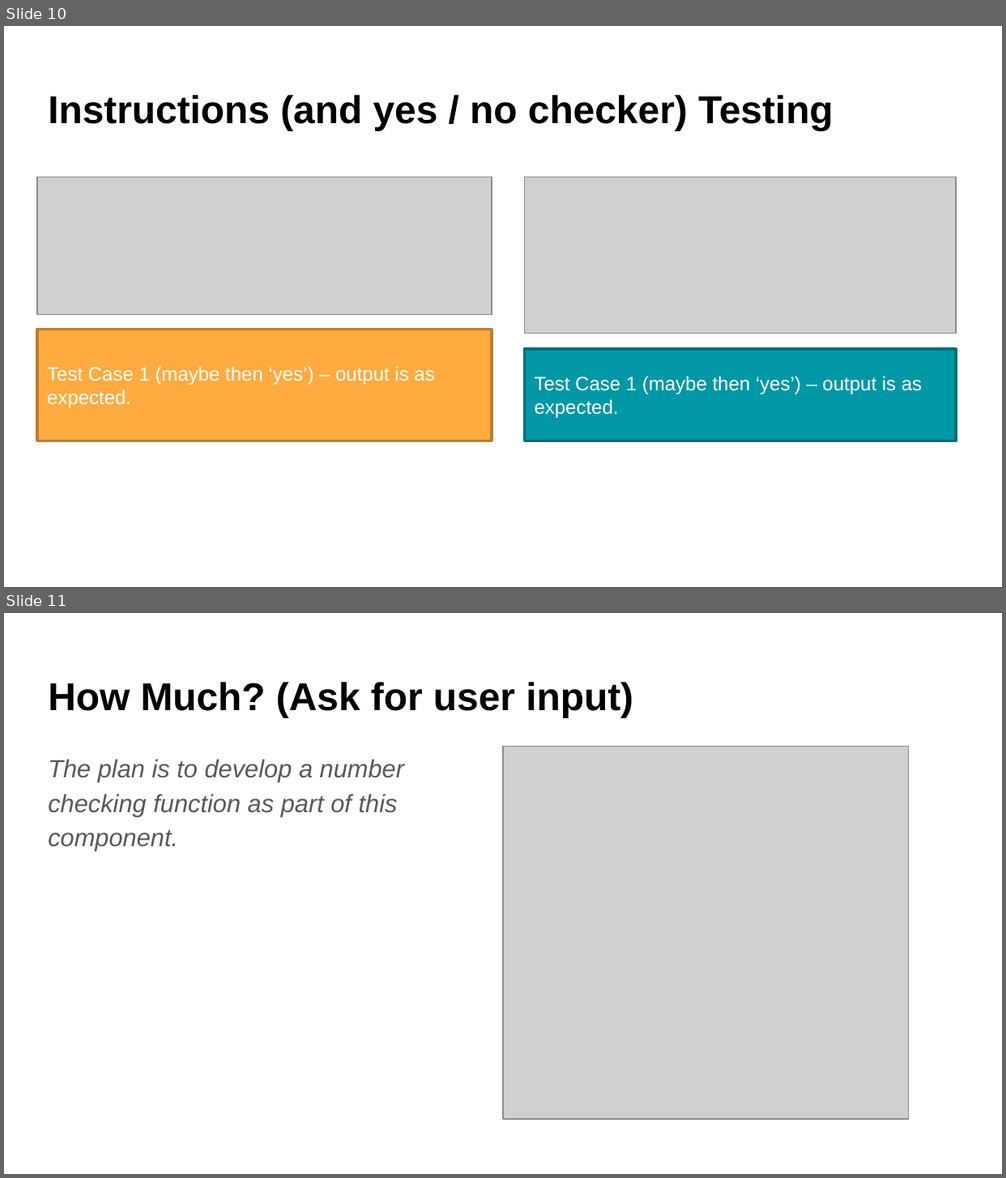
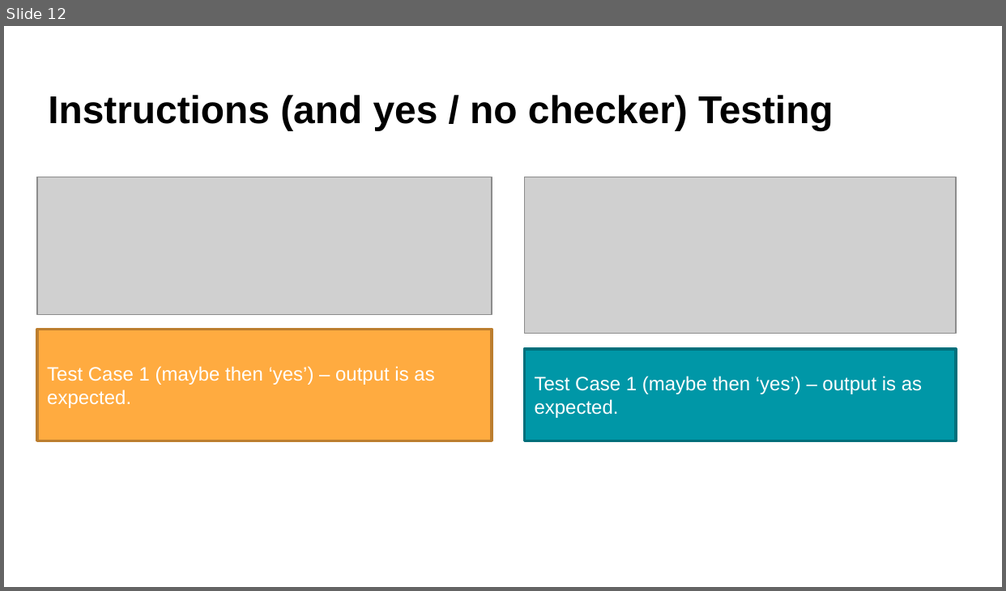
Before and after one commit to aspectnz/PEX, a slide deck: main/games/rock_paper_scissors/Rock Paper Scissors Documentation.pptx. Shown one above the other, each under a label of ours: slides 10 and 11 before the commit, slide 12 after it. The pictures are 1006x1178 and 1006x591 pixels, drawn with LibreOffice and Linux fonts; fonts in the diff are those of the drawing; grey boxes stand for pictures. Boxes give left, top, right and bottom in pixels: in the first picture for what was removed or moved away, otherwise in the second. Text is boxed around its words. In the diff, an @@ line names an element or a change of style, - is before the commit and + after.

```diff
--- a/main/games/rock_paper_scissors/Rock Paper Scissors Documentation.pptx
+++ b/main/games/rock_paper_scissors/Rock Paper Scissors Documentation.pptx
@@ slide 11 removed at [4, 613, 1002, 1174], background #FFFFFF @@
@@ title removed at [48, 682, 633, 717] @@
-How Much? (Ask for user input)
@@ picture removed at [503, 747, 909, 1120] @@
@@ text removed at [48, 759, 404, 851] @@
-The plan is to develop a number checking function as part of this component.
@@ what was slide 10 is now slide 12 @@
```
Also in this commit, not shown: 6 slides changed, 4 slides added, 12 other slides removed, 9 other files.
